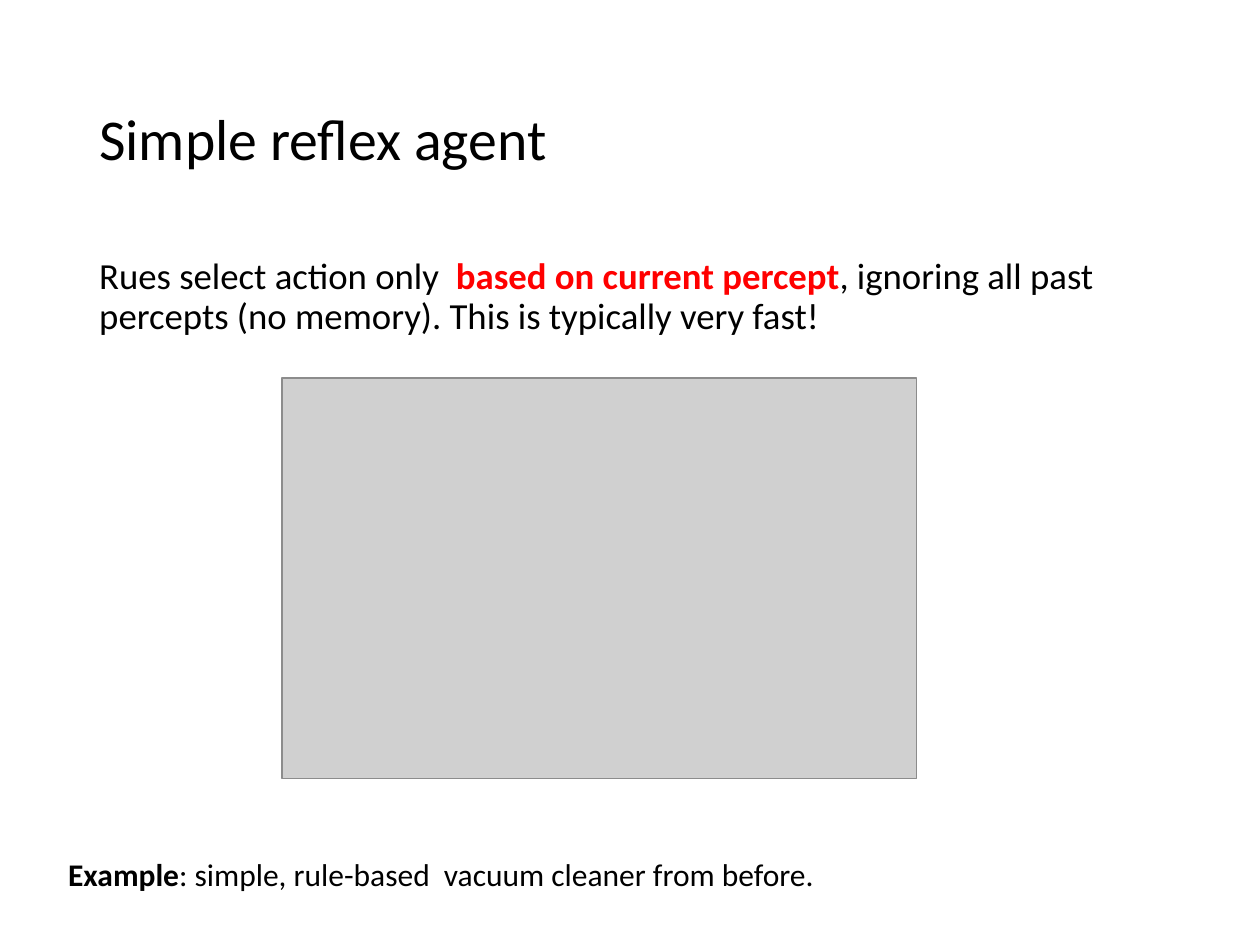
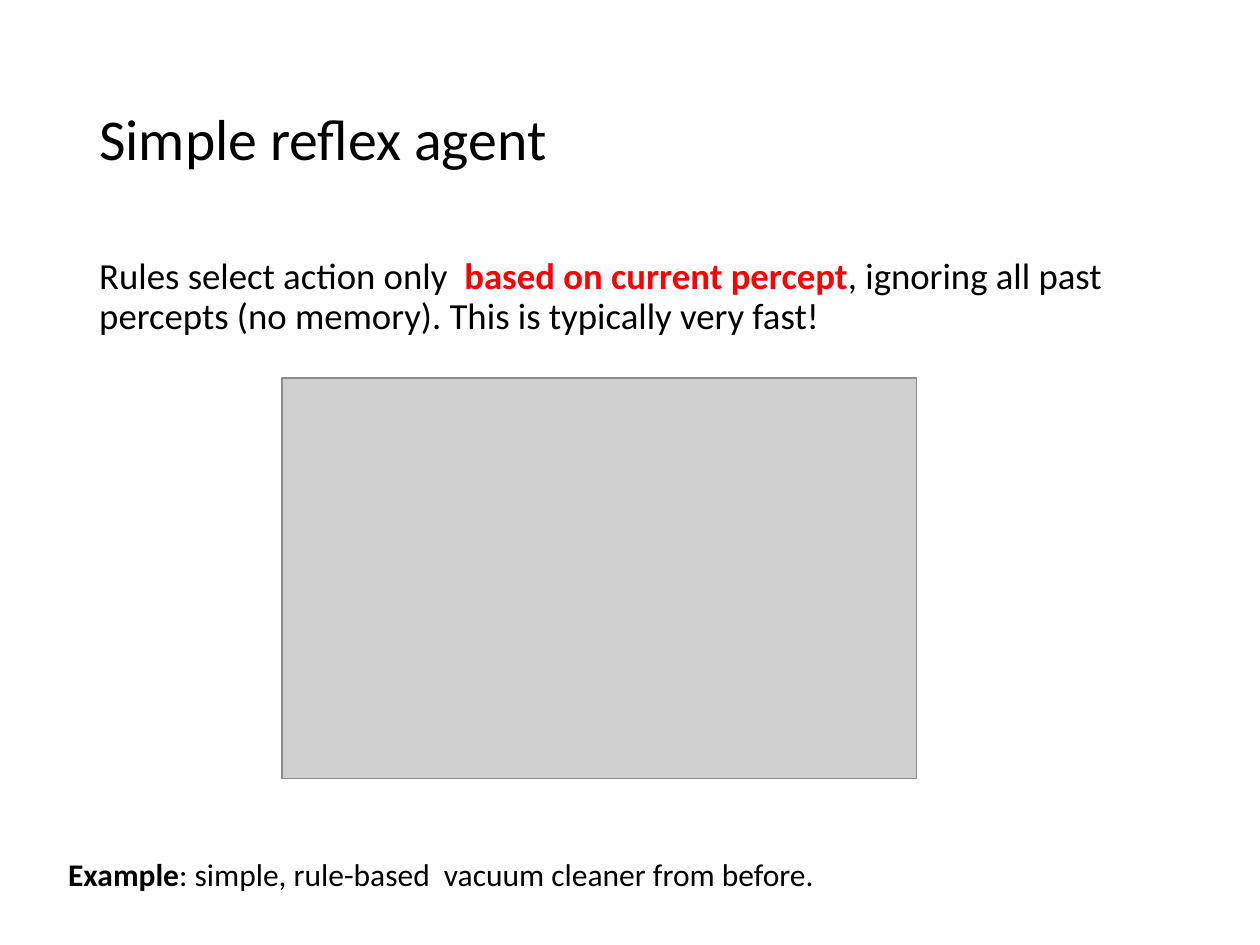
Before and after one commit to mhahsler/CS7320-AI, a slide deck: slide 16 of slides/02_agents.pptx. Drawn at 1260x945 pixels with LibreOffice and Linux fonts; fonts in the diff are those of the drawing; grey boxes stand for pictures. Boxes give left, top, right and bottom in pixels: in the first picture for what was removed or moved away, otherwise in the second. Text is boxed around its words. In the diff, an @@ line names an element or a change of style, - is before the commit and + after.

```diff
--- a/slides/02_agents.pptx
+++ b/slides/02_agents.pptx
@@ text at (x1=99, y1=263, x2=1102, y2=335): text changed @@
-Rues select action only based on current percept, ignoring all past percepts (no memory). This is typically very fast!
+Rules select action only based on current percept, ignoring all past percepts (no memory). This is typically very fast!
```
Also in this commit, not shown: 6 other slides changed, 1 other file.
